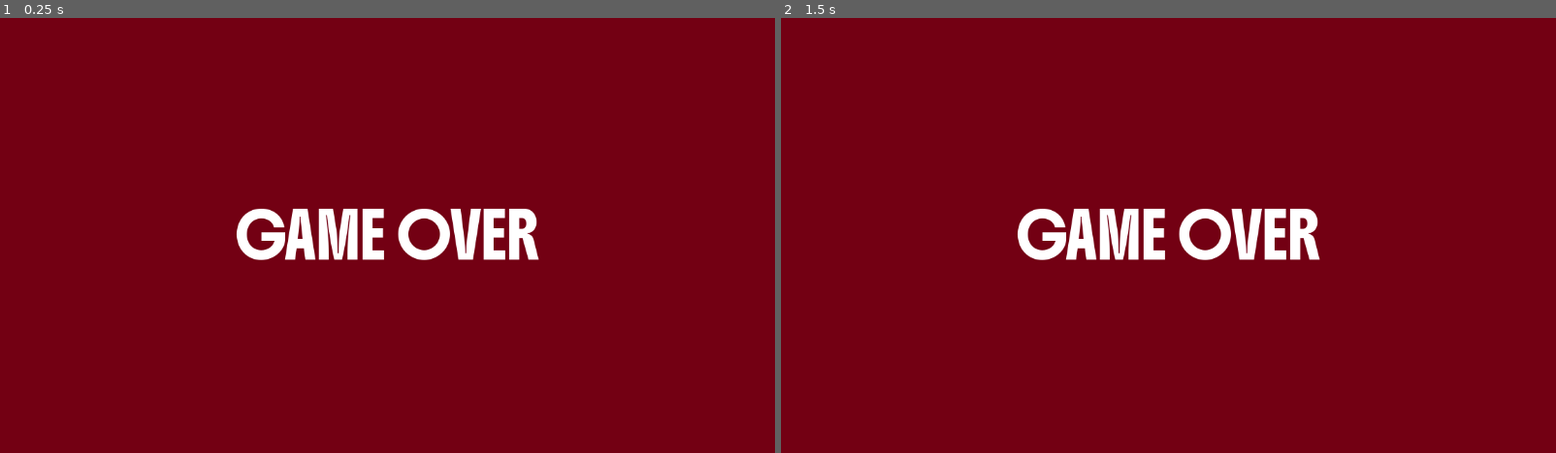
Above: before the commit, frames 1-2 (left to right).
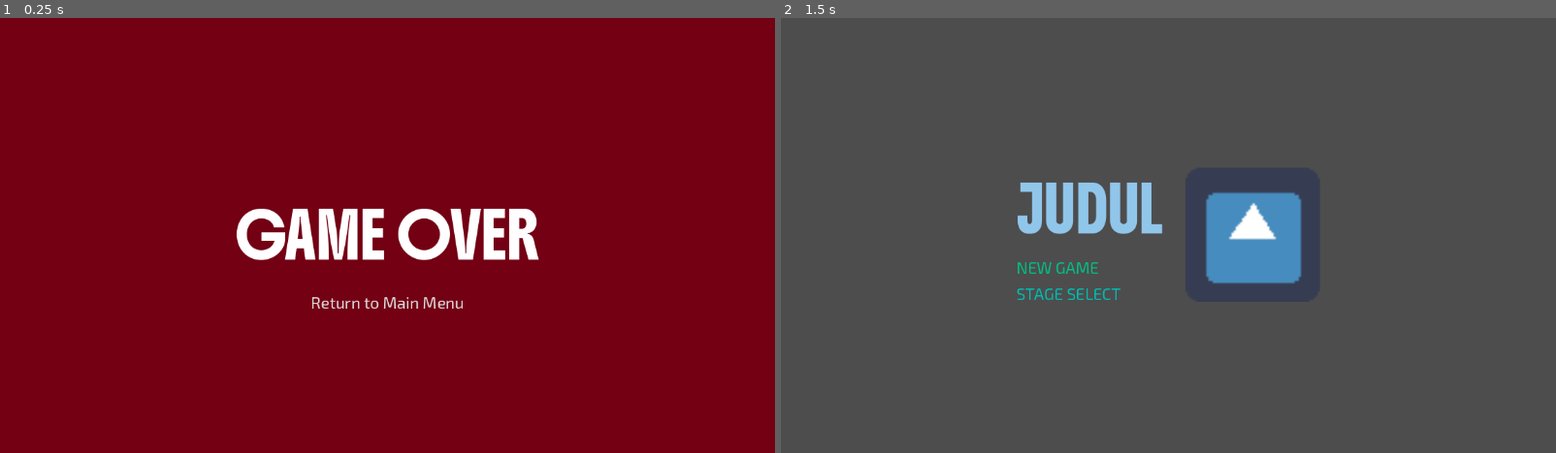
Above: after the commit, the same moments.

Repository: mmalkindi/gamedev-tutorial04
Game: Godot game, scene res://scenes/Game Over.tscn
Two runs of this game, one before a commit and one after it. Both use one fixed random seed, a clock stepped at 60 frames per second and the inputs below. This scene is started directly instead of the project's main scene. The engine's default icon, where the game draws it, is replaced by a stand-in: a white triangle on a blue panel in a dark square.
Inputs (mouse positions are in pixels of both pictures, inside the frame that each line leads up to):
- Up to frame 1 (0.25 s): no input
- Up to frame 2 (1.5 s): click (1168, 300) at 0.5 s, where only the run after the commit has a clickable "Return to Main Menu"; tap Enter at 1.25 s; move the mouse to (1339, 213) at 1.27 s; press the mouse at (1339, 213) at 1.28 s; hold Right (right) from 1.28 s (still down)

The runs differ from the first frame. In frame 1, 0.2% of the frame differs, in the area x 40-60%, y 64-67%; in frame 2, 100%, in the area x 0-100%, y 0-100%.

Commit message:
feat: add return to main menu button in Game Over screen

Diff:
--- a/scenes/Game Over.tscn
+++ b/scenes/Game Over.tscn
@@ -1,6 +1,8 @@
-[gd_scene load_steps=3 format=3 uid="uid://cpaot78d7k7fk"]
+[gd_scene load_steps=5 format=3 uid="uid://cpaot78d7k7fk"]
 
 [ext_resource type="FontFile" uid="uid://cr58npurleypg" path="res://assets/fonts/Boldonse-Regular.ttf" id="1_766wx"]
+[ext_resource type="FontFile" uid="uid://dtody5lnjfc7c" path="res://assets/fonts/Exo2-VariableFont_wght.ttf" id="2_i8ddi"]
+[ext_resource type="Script" path="res://scenes/gameover_return_to_main.gd" id="3_t4x62"]
 
 [sub_resource type="LabelSettings" id="LabelSettings_bnw4g"]
 font = ExtResource("1_766wx")
@@ -29,3 +31,20 @@
 grow_vertical = 2
 text = "GAME OVER"
 label_settings = SubResource("LabelSettings_bnw4g")
+
+[node name="ReturnToMain" type="Button" parent="."]
+layout_mode = 1
+anchors_preset = -1
+anchor_left = 0.424913
+anchor_top = 0.62963
+anchor_right = 0.575087
+anchor_bottom = 0.677469
+grow_horizontal = 2
+grow_vertical = 2
+theme_override_fonts/font = ExtResource("2_i8ddi")
+theme_override_font_sizes/font_size = 24
+text = "Return to Main Menu
+"
+flat = true
+script = ExtResource("3_t4x62")
+metadata/_edit_use_anchors_ = true
--- /dev/null
+++ b/scenes/gameover_return_to_main.gd
@@ -0,0 +1,6 @@
+extends Button
+
+
+func _pressed():
+	get_tree().change_scene_to_file(str("res://scenes/MainMenu.tscn"))
+	Global.lives = 3  # reset lives to 3
